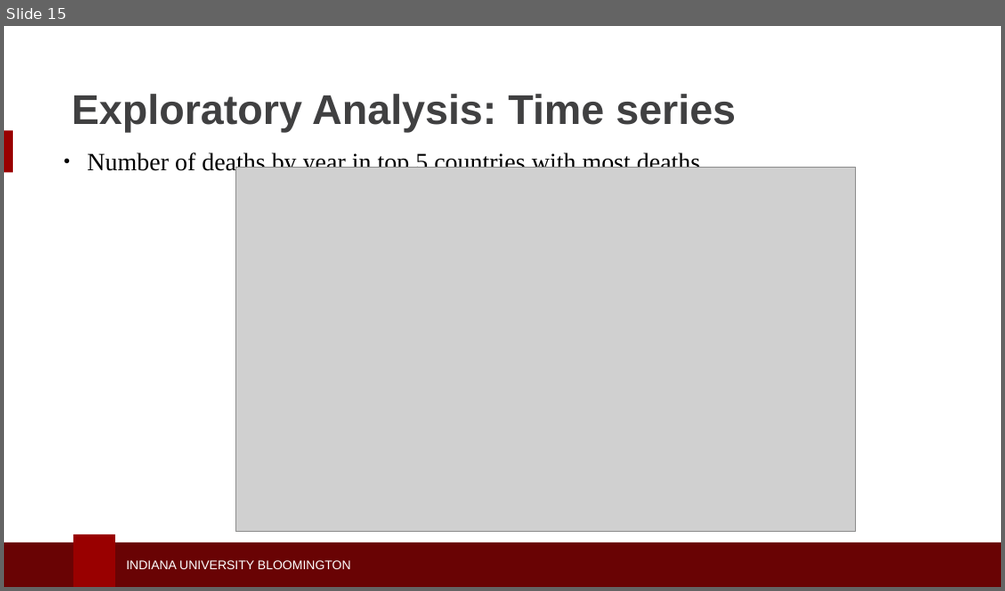
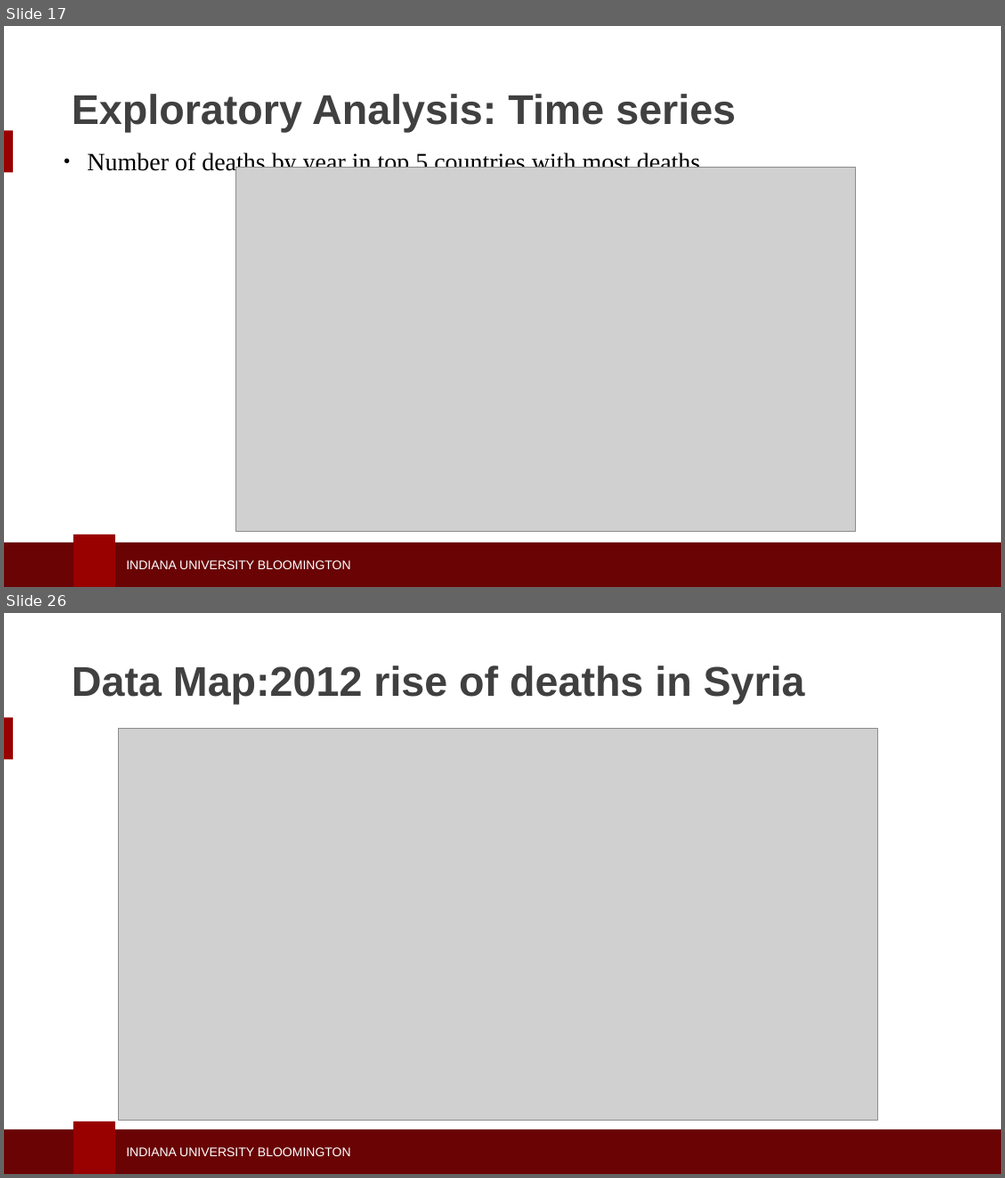
Before and after one commit to seashiva94/data_viz_project, a slide deck: dviz_ppt.pptx. Shown one above the other, each under a label of ours: slide 15 before the commit, slides 17 and 26 after it; the slides between them are not shown. The pictures are 1005x591 and 1005x1178 pixels, drawn with LibreOffice and Linux fonts; fonts in the diff are those of the drawing; grey boxes stand for pictures; background and template pictures are left out. Boxes give left, top, right and bottom in pixels: in the first picture for what was removed or moved away, otherwise in the second. Text is boxed around its words. In the diff, an @@ line names an element or a change of style, - is before the commit and + after.

```diff
--- a/dviz_ppt.pptx
+++ b/dviz_ppt.pptx
@@ slide 26 added at <box>4,613,1001,1174</box>, background #FFFFFF; not listed: 4 template elements that a slide beside it also shows @@
@@ text added at <box>72,666,805,704</box>, 30 pt, text #404041, bold @@
+Data Map:2012 rise of deaths in Syria
@@ picture added at <box>119,729,878,1120</box> @@
@@ what was slide 15 is now slide 17 @@
```
Also in this commit, not shown: 12 slides changed, 6 other slides added, 6 slides removed.
